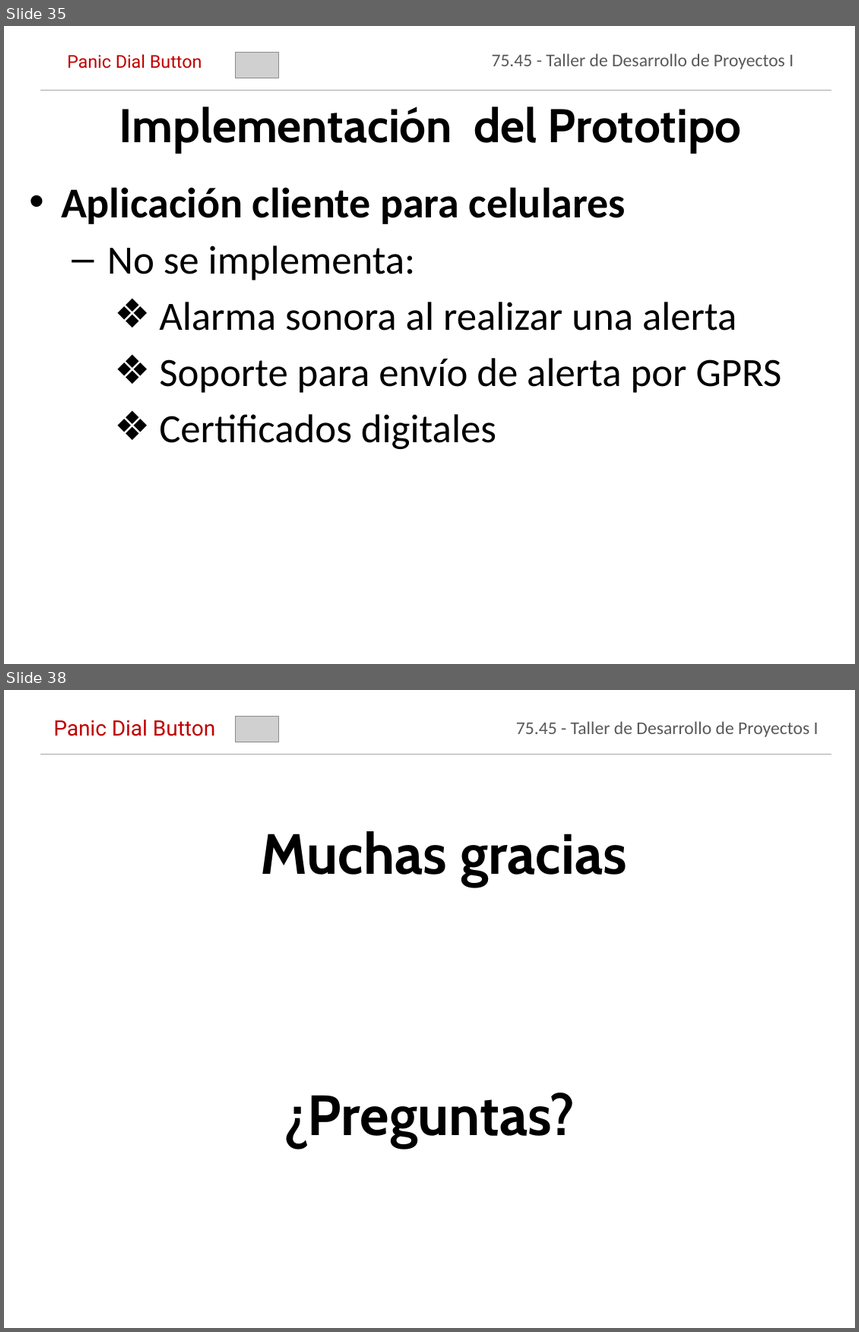
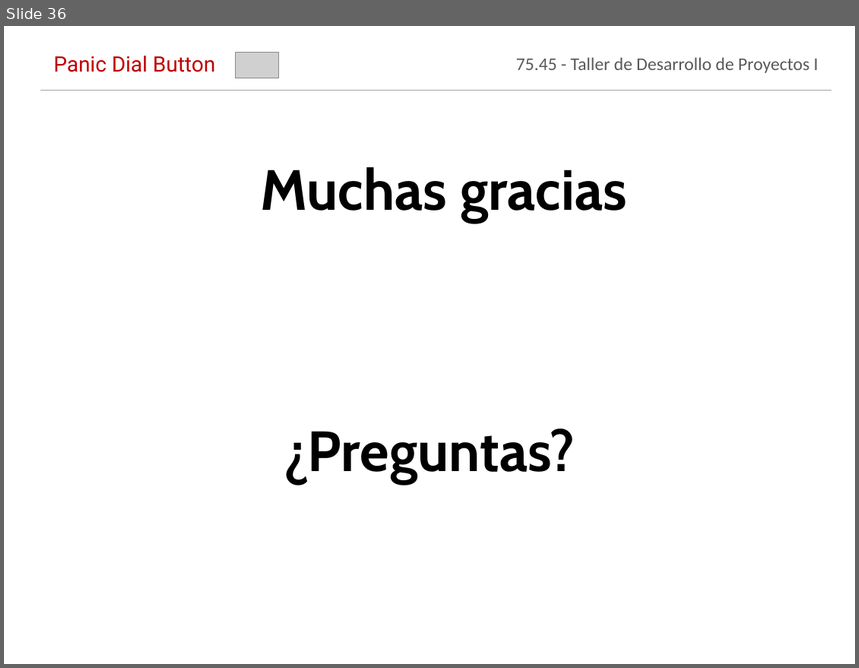
Before and after one commit to jmonetti/2012-1er-taller-de-desarrollo-de-proyectos-i, a slide deck: docs/Presentacion final/PresentacionFinal_V9.pptx. Shown one above the other, each under a label of ours: slides 35 and 38 before the commit, slide 36 after it; the slides between them are not shown. The pictures are 859x1332 and 859x668 pixels, drawn with LibreOffice and Linux fonts; fonts in the diff are those of the drawing; grey boxes stand for pictures; background and template pictures are left out. Boxes give left, top, right and bottom in pixels: in the first picture for what was removed or moved away, otherwise in the second. Text is boxed around its words. In the diff, an @@ line names an element or a change of style, - is before the commit and + after.

Commit message:
Modificaciones para la presentación final.

```diff
--- a/docs/Presentacion final/PresentacionFinal_V9.pptx
+++ b/docs/Presentacion final/PresentacionFinal_V9.pptx
@@ slide 35 removed at (x1=4, y1=26, x2=855, y2=664), background picture (left out) @@
@@ text removed at (x1=67, y1=54, x2=202, y2=69) @@
-Panic Dial Button
@@ picture removed at (x1=236, y1=53, x2=279, y2=78) @@
@@ text removed at (x1=492, y1=53, x2=794, y2=69) @@
-75.45 - Taller de Desarrollo de Proyectos I
@@ line removed from (40, 91) to (832, 91) @@
@@ title removed at (x1=120, y1=107, x2=742, y2=153) @@
-Implementación del Prototipo
@@ text removed at (x1=61, y1=187, x2=782, y2=449) @@
-• Aplicación cliente para celulares
-  – No se implementa:
-    ❖ Alarma sonora al realizar una alerta
-    ❖ Soporte para envío de alerta por GPRS
-    ❖ Certificados digitales
@@ what was slide 38 is now slide 36 @@
```
Also in this commit, not shown: 18 slides changed, 1 other slide removed, 1 other file.
